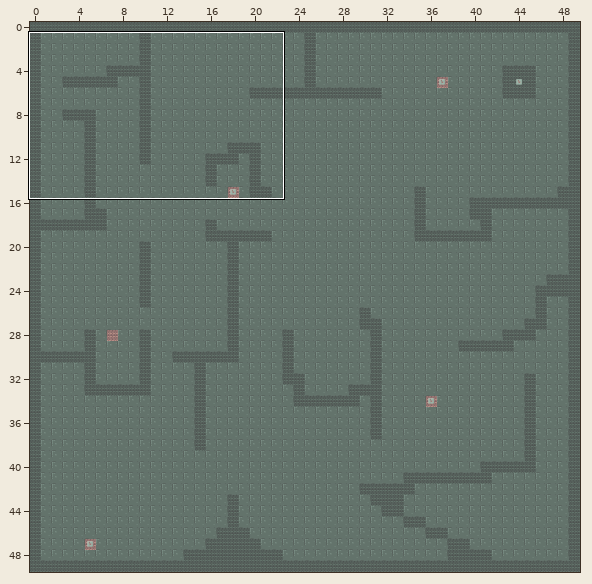
Tiled map (JSON), stored at levels/level2_data.tmj. The first picture is a wide view before the edit; the outline marks the close-up.
Close-up. Earlier state:
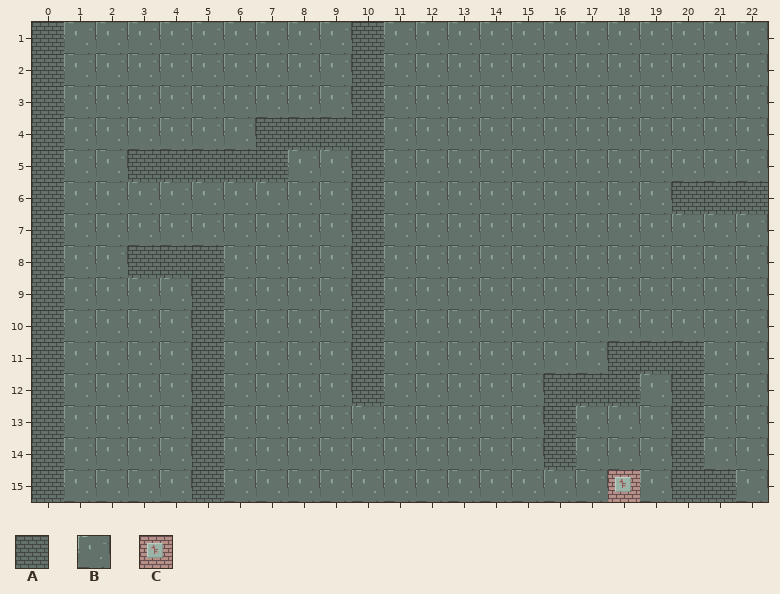
Cells are 32x32 px. Shown: x 0..22, y 1..15.
Key: from "floor": A 2, B 5, C 6.
_ is an empty cell.
Layer "Tile Layer 1" before, first column x 0:
 1 ABBBBBBBBBABBBBBBBBBBBB
 2 ABBBBBBBBBABBBBBBBBBBBB
 3 ABBBBBBBBBABBBBBBBBBBBB
 4 ABBBBBBAAAABBBBBBBBBBBB
 5 ABBAAAAABBABBBBBBBBBBBB
 6 ABBBBBBBBBABBBBBBBBBAAA
 7 ABBBBBBBBBABBBBBBBBBBBB
 8 ABBAAABBBBABBBBBBBBBBBB
 9 ABBBBABBBBABBBBBBBBBBBB
10 ABBBBABBBBABBBBBBBBBBBB
11 ABBBBABBBBABBBBBBBAAABB
12 ABBBBABBBBABBBBBAAABABB
13 ABBBBABBBBBBBBBBABBBABB
14 ABBBBABBBBBBBBBBABBBABB
15 ABBBBABBBBBBBBBBBBCBAAB
Once edited:
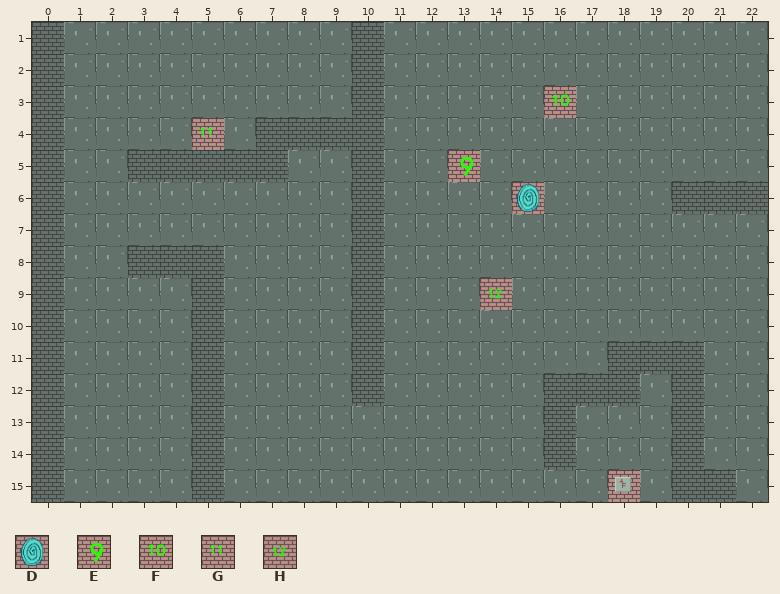
Further tiles: from "floor": D 8, E 9, F 10, G 11, H 12.
Change:
Layer "Tile Layer 1":
y 3: x 16 B -> F
y 4: x 5 B -> G
y 5: x 13 B -> E
y 6: x 15 B -> D
y 9: x 14 B -> H
Changed places in both close-ups, as pixel boxes (x1, y1, x2, y2):
changed: (544, 86, 576, 118)
changed: (192, 118, 224, 150)
changed: (448, 150, 480, 182)
changed: (512, 182, 544, 214)
changed: (480, 278, 512, 310)
